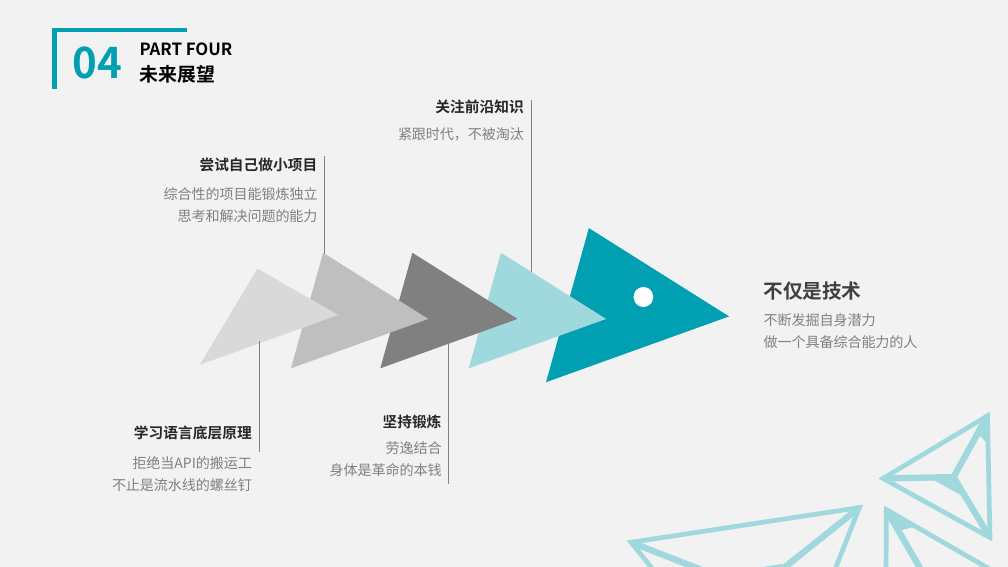
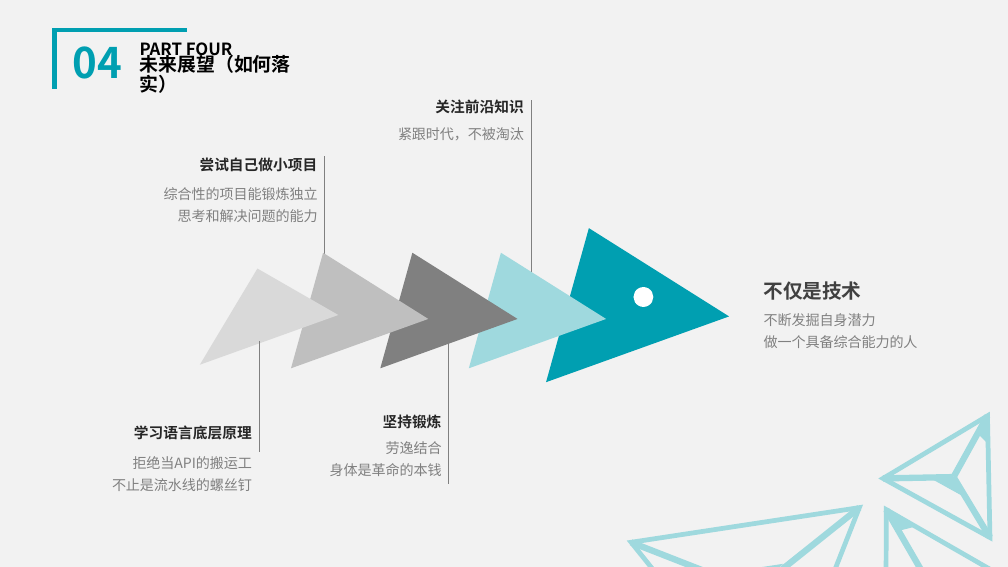
Before and after one commit to Siyuexi/InternNote, a slide deck: slide 22 of Tencent/Gestaltxu实习生答辩.pptx (slide 18 before the commit). Drawn at 1008x567 pixels with LibreOffice and Linux fonts; fonts in the diff are those of the drawing. Boxes give left, top, right and bottom in pixels: in the first picture for what was removed or moved away, otherwise in the second. Text is boxed around its words. In the diff, an @@ line names an element or a change of style, - is before the commit and + after.

```diff
--- a/Tencent/Gestaltxu实习生答辩.pptx
+++ b/Tencent/Gestaltxu实习生答辩.pptx
@@ text at bbox=[140, 51, 291, 93]: text changed @@
-未来展望
+未来展望（如何落实）
```
Also in this commit, not shown: 6 other slides changed, 4 slides added, 8 other files.
